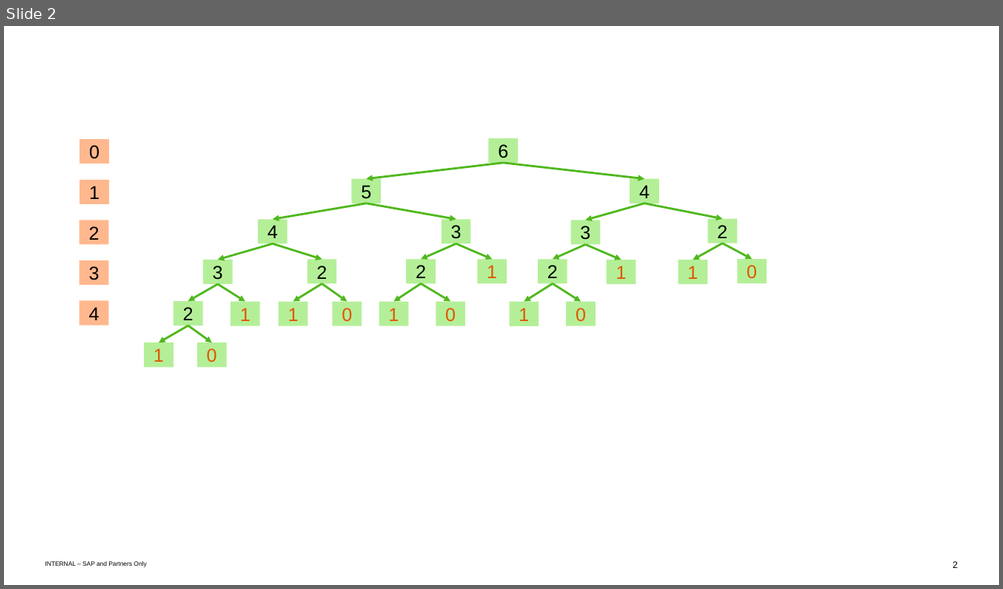
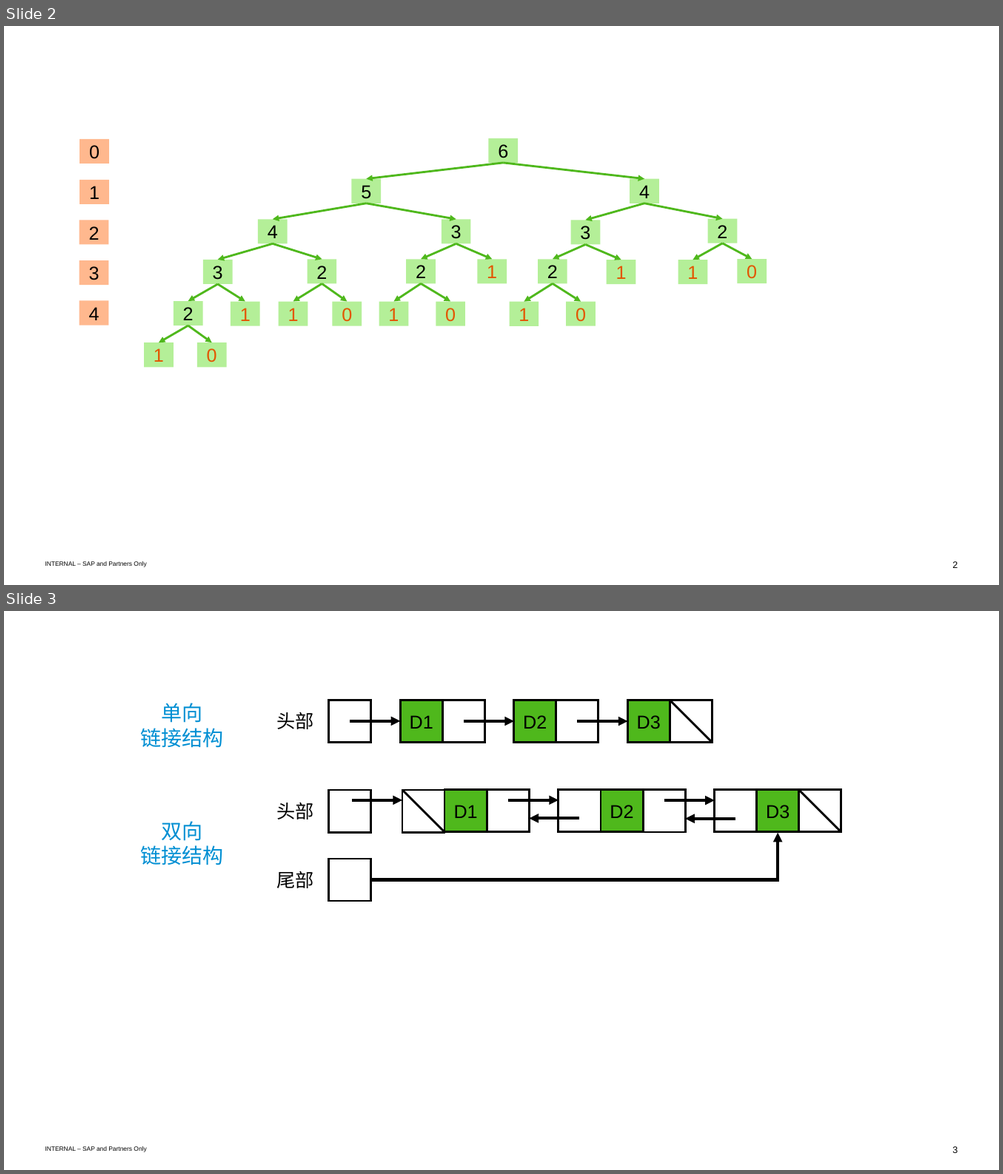
Before and after one commit to huyuhui001/mySite, a slide deck: docs/python/DataStructure/assets/tmp.pptx. Shown one above the other, each under a label of ours: slide 2 before the commit, slides 2 and 3 after it. The pictures are 1003x589 and 1003x1174 pixels, drawn with LibreOffice and Linux fonts; fonts in the diff are those of the drawing. Boxes give left, top, right and bottom in pixels: in the first picture for what was removed or moved away, otherwise in the second. Text is boxed around its words. In the diff, an @@ line names an element or a change of style, - is before the commit and + after.

```diff
--- a/docs/python/DataStructure/assets/tmp.pptx
+++ b/docs/python/DataStructure/assets/tmp.pptx
@@ slide 3 added at [4, 611, 999, 1170], background #FFFFFF; not listed: 2 template elements that a slide beside it also shows @@
@@ text added at [141, 703, 224, 748], 20 pt, text #008FD3 @@
+单向
+链接结构
@@ text added at [141, 821, 224, 866], 20 pt, text #008FD3 @@
+双向
+链接结构
@@ group added at [276, 700, 840, 901]: 18 rectangles, 9 arrows, 4 lines, 3 texts @@
+D1
+D2
+D3
+头部
+D1
+D2
+D3
+头部
+尾部
```
Also in this commit, not shown: 6 other files.
